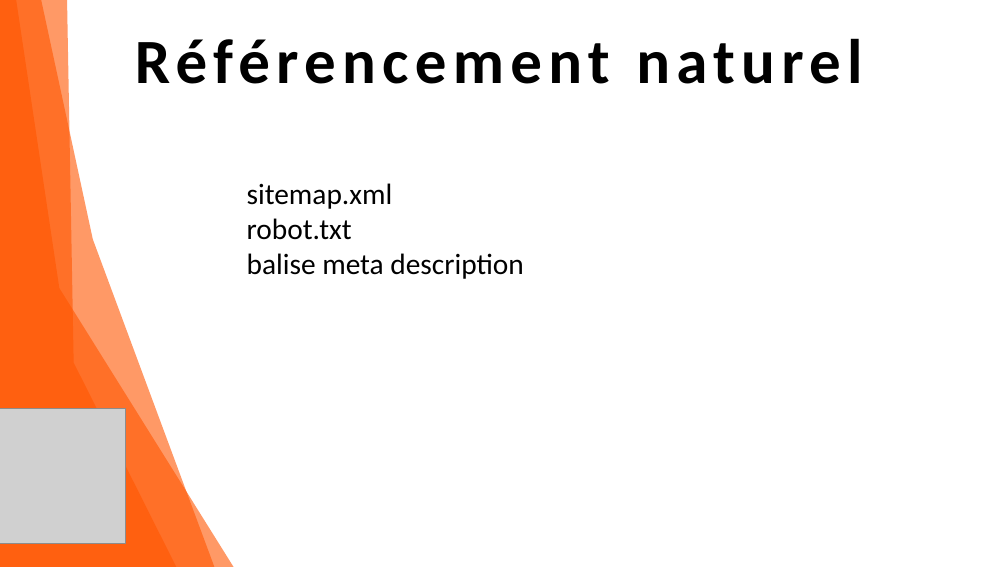
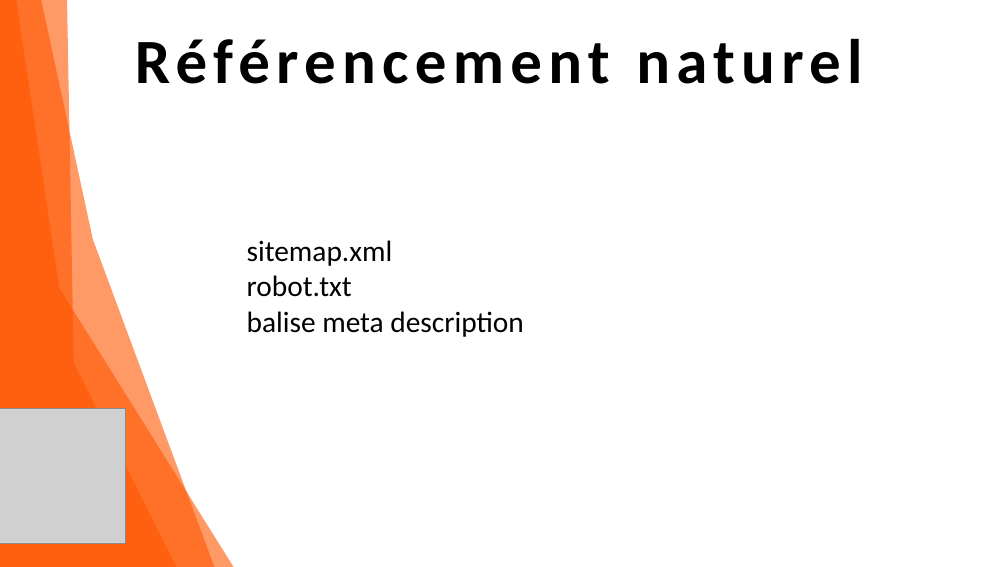
Before and after one commit to Nicolasmaes/a11e, a slide deck: slide 21 of dossier-conception/dossier-conception-a11e-v2.pptx. Drawn at 1008x567 pixels with LibreOffice and Linux fonts; fonts in the diff are those of the drawing; grey boxes stand for pictures. Boxes give left, top, right and bottom in pixels: in the first picture for what was removed or moved away, otherwise in the second. Text is boxed around its words. In the diff, an @@ line names an element or a change of style, - is before the commit and + after.

```diff
--- a/dossier-conception/dossier-conception-a11e-v2.pptx
+++ b/dossier-conception/dossier-conception-a11e-v2.pptx
@@ text "sitemap.xml": place and size @@
-text "sitemap.xml" at (247,183,523,279)
+text "sitemap.xml" at (247,240,523,337)
```
Also in this commit, not shown: 1 other file.
